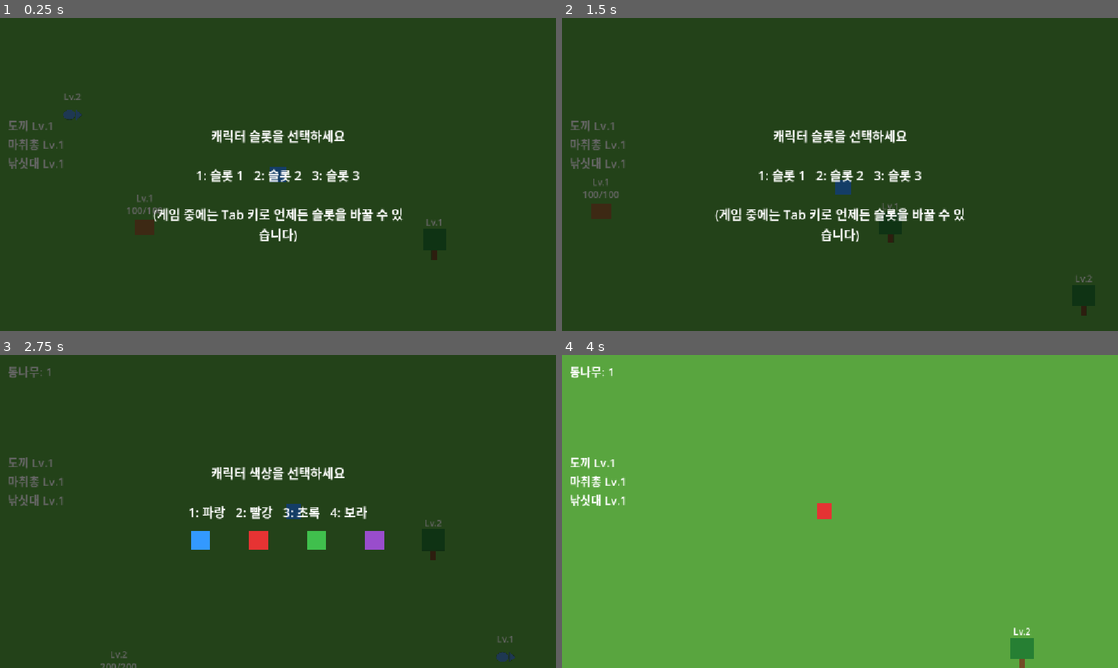
Above: before the commit, frames 1-4 (two rows, left to right).
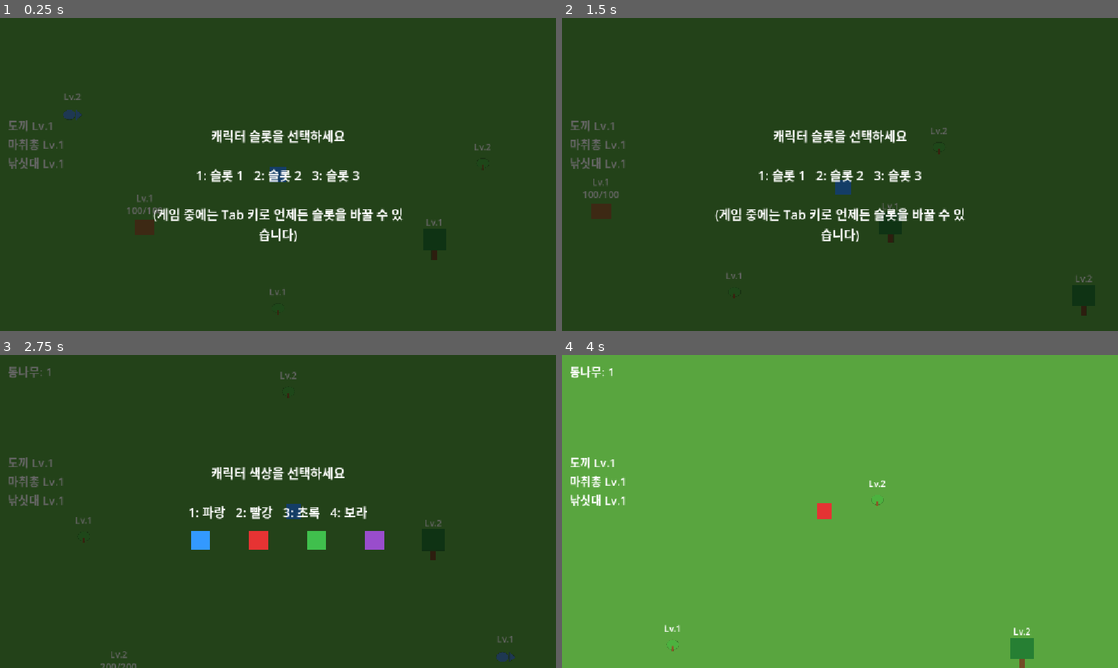
Above: after the commit, the same moments.

Repository: kimtuna/test_game
Game: Godot game, scene res://scenes/Main.tscn
The game is run twice, just before and just after one commit, with the same random seed, the same clock (stepped at 60 frames per second) and the same inputs.
Inputs (mouse positions are in pixels of both pictures, inside the frame that each line leads up to):
- Up to frame 1 (0.25 s): no input
- Up to frame 2 (1.5 s): tap Enter (ui_accept) at 0.5, 0.6, 0.77, 1.07 s; move the mouse to (962, 158) at 0.52 s; hold Right (ui_right) 0.53-1.28 s; click (962, 158) at 0.67 s; move the mouse to (728, 190) at 1.27 s; hold Down (ui_down) from 1.28 s (still down); tap C (capture) at 1.35 s
- Up to frame 3 (2.75 s): tap Enter (ui_accept) at 1.52, 1.55, 1.82, 2.3 s; move the mouse to (333, 442) at 2.02 s; release Down (ui_down) at 2.03 s; hold Right (ui_right) from 2.03 s (still down); tap 1 at 2.1 s
- Up to frame 4 (4 s): move the mouse to (812, 574) at 2.77 s; release Right (ui_right) at 2.78 s; hold Up (ui_up) 2.78-3.53 s; tap 2 at 2.85 s; click (812, 574) at 2.92 s; tap Enter (ui_accept) at 3.02, 3.05, 3.32, 3.77, 3.8 s; move the mouse to (1006, 558) at 3.52 s; hold Left (ui_left) from 3.53 s (still down); tap 3 at 3.6 s

The runs differ from the first frame. In frame 1, less than 0.1% of the frame differs, in the area x 48-89%, y 40-95%; in frame 2, less than 0.1%; in frame 3, less than 0.1%; in frame 4, less than 0.1%, in the area x 18-59%, y 40-95%.

Commit message:
feat: 식물 채집 시스템 추가 — design.md 서식 대상(식물/나무/동물/물고기) 중 마지막 미구현 대상
나무/물고기와 달리 장비 게이팅 없이 채집 가능하도록 차별화(status.md #40 판단 근거 반영).
Main.tscn에 Plant/Plant2(grade 2) 배치, 헤드리스 테스트로 범위/채집/인벤토리 반영 검증.

Diff:
--- a/scenes/Main.tscn
+++ b/scenes/Main.tscn
@@ -1,10 +1,11 @@
-[gd_scene load_steps=5 format=3]
+[gd_scene load_steps=6 format=3]
 
 [ext_resource type="Script" path="res://scripts/terrain.gd" id="2"]
 [ext_resource type="PackedScene" path="res://scenes/Tree.tscn" id="3"]
 [ext_resource type="Script" path="res://scripts/main.gd" id="4"]
 [ext_resource type="PackedScene" path="res://scenes/Animal.tscn" id="5"]
 [ext_resource type="PackedScene" path="res://scenes/Fish.tscn" id="6"]
+[ext_resource type="PackedScene" path="res://scenes/Plant.tscn" id="7"]
 
 [node name="Main" type="Node2D"]
 script = ExtResource("4")
@@ -41,6 +42,13 @@
 
 [node name="Fish2" parent="." instance=ExtResource("6")]
 position = Vector2(150, 200)
+grade = 2
+
+[node name="Plant" parent="." instance=ExtResource("7")]
+position = Vector2(576, 600)
+
+[node name="Plant2" parent="." instance=ExtResource("7")]
+position = Vector2(1000, 300)
 grade = 2
 
 [node name="UI" type="CanvasLayer" parent="."]
@@ -191,7 +199,7 @@
 text = "섬에 온 것을 환영합니다
 
 방향키: 이동
-Space / Enter: 나무 채집, 동물 공격, 물고기 낚시
+Space / Enter: 식물/나무 채집, 동물 공격, 물고기 낚시
 C: 동물 체력이 8% 미만일 때 마취총으로 포획
 
 아무 키나 눌러 시작하기"
--- /dev/null
+++ b/scenes/Plant.tscn
@@ -0,0 +1,22 @@
+[gd_scene load_steps=3 format=3]
+
+[ext_resource type="Script" path="res://scripts/plant.gd" id="1"]
+
+[sub_resource type="CircleShape2D" id="CircleShape2D_1"]
+radius = 40.0
+
+[node name="Plant" type="Area2D"]
+script = ExtResource("1")
+
+[node name="Sprite2D" type="Sprite2D" parent="."]
+
+[node name="CollisionShape2D" type="CollisionShape2D" parent="."]
+shape = SubResource("CircleShape2D_1")
+
+[node name="GradeLabel" type="Label" parent="."]
+offset_left = -40.0
+offset_top = -46.0
+offset_right = 40.0
+offset_bottom = -20.0
+horizontal_alignment = 1
+theme_override_font_sizes/font_size = 18
--- /dev/null
+++ b/scripts/plant.gd
@@ -0,0 +1,65 @@
+extends Area2D
+
+# design.md가 명시한 네 가지 서식 대상(식물/나무/동물/물고기) 중 마지막으로
+# 남아있던 식물. tree.gd/fish.gd(정적 채집물 + 등급 + 장비 게이팅) 패턴을
+# 기반으로 하되, 장비 게이팅은 의도적으로 넣지 않았다 — status.md #40이
+# 남긴 판단대로 "나무보다 가볍고 장비 없이도 채집 가능한 대상"으로
+# 식물을 나무와 차별화하는 것이 design.md 원문("식물, 나무, 동물, 물고기"를
+# 별개 항목으로 나열)에 더 충실하다고 보았다. 대신 등급이 높을수록 더 여러 번
+# 상호작용해야 하는 hits_required=grade 규칙은 그대로 유지해 "높은 등급일수록
+# 채집이 어렵다"는 design.md 요구를 지킨다.
+
+signal harvested(resource_name: String, amount: int)
+
+@export_range(1, 3) var grade: int = 1
+
+var player_nearby: CharacterBody2D = null
+var hits_taken: int = 0
+
+@onready var sprite: Sprite2D = $Sprite2D
+@onready var grade_label: Label = $GradeLabel
+
+func _ready() -> void:
+	add_to_group("harvestable")
+	body_entered.connect(_on_body_entered)
+	body_exited.connect(_on_body_exited)
+	sprite.texture = _create_plant_texture()
+	grade_label.text = "Lv.%d" % grade
+
+func _on_body_entered(body: Node2D) -> void:
+	if body.is_in_group("player"):
+		player_nearby = body
+
+func _on_body_exited(body: Node2D) -> void:
+	if body == player_nearby:
+		player_nearby = null
+
+func _process(_delta: float) -> void:
+	if player_nearby != null and Input.is_action_just_pressed("ui_accept"):
+		_register_hit()
+
+func _register_hit() -> void:
+	hits_taken += 1
+	if hits_taken >= grade:
+		_harvest()
+	else:
+		print("식물을 채집 중... (%d/%d)" % [hits_taken, grade])
+
+func _harvest() -> void:
+	print("식물을 채집했다: 채소 x1")
+	harvested.emit("채소", 1)
+	queue_free()
+
+func _create_plant_texture() -> ImageTexture:
+	var image := Image.create(28, 28, false, Image.FORMAT_RGBA8)
+	image.fill(Color(0, 0, 0, 0))
+	for x in range(28):
+		for y in range(28):
+			var cx: float = x - 14.0
+			var cy: float = y - 14.0
+			if (cx * cx) / (13.0 * 13.0) + (cy * cy) / (10.0 * 10.0) <= 1.0:
+				image.set_pixel(x, y, Color(0.3, 0.7, 0.25))
+	for x in range(12, 16):
+		for y in range(18, 28):
+			image.set_pixel(x, y, Color(0.55, 0.35, 0.15))
+	return ImageTexture.create_from_image(image)
--- /dev/null
+++ b/tests/plant_harvest_headless_test.gd
@@ -0,0 +1,64 @@
+extends SceneTree
+
+# 헤드리스 환경에서 식물 채집 상호작용을 검증하는 통합 테스트.
+# 실행: godot --headless --path . --script res://tests/plant_harvest_headless_test.gd
+# tree_harvest_headless_test.gd와 동일한 패턴(범위 밖 무반응 -> 범위 안 이동 ->
+# 상호작용 -> 인벤토리 반영 확인)에, plant.gd는 tree.gd/fish.gd와 달리 장비
+# 게이팅이 없다는 차이를 확인하기 위해 아무 장비도 장착하지 않은 상태에서
+# 채집이 성립하는지도 함께 검증한다.
+
+func _initialize() -> void:
+	var main: Node2D = load("res://scenes/Main.tscn").instantiate()
+	root.add_child(main)
+	await process_frame
+
+	var player: CharacterBody2D = main.get_node("Player")
+	var plant: Area2D = main.get_node("Plant")
+
+	var ok := true
+
+	# 아직 범위 밖일 때는 ui_accept를 눌러도 식물이 사라지지 않아야 한다.
+	player.global_position = plant.global_position + Vector2(500, 500)
+	await physics_frame
+	Input.action_press("ui_accept")
+	await process_frame
+	Input.action_release("ui_accept")
+	await process_frame
+	if not is_instance_valid(plant) or plant.is_inside_tree() == false:
+		push_error("FAIL: 범위 밖인데도 식물이 채집됨")
+		ok = false
+
+	# 장비를 전혀 장착하지 않은 상태에서도 식물은 채집 가능해야 한다
+	# (tree/fish와 달리 식물은 장비 게이팅이 없는 것이 이번 조각의 핵심 차이).
+	player.unequip("tool")
+	player.unequip("weapon")
+	player.unequip("rod")
+
+	player.global_position = plant.global_position
+	for i in range(5):
+		await physics_frame
+
+	if plant.player_nearby == null:
+		push_error("FAIL: Player가 Plant의 상호작용 범위에 들어갔는데도 player_nearby가 설정되지 않음")
+		ok = false
+
+	Input.action_press("ui_accept")
+	await process_frame
+	Input.action_release("ui_accept")
+	await process_frame
+
+	if is_instance_valid(plant) and plant.is_inside_tree():
+		push_error("FAIL: 장비 없이 범위 안에서 ui_accept를 눌렀는데도 식물이 사라지지 않음")
+		ok = false
+
+	var inventory_label: Label = main.get_node("UI/InventoryLabel")
+	if not inventory_label.text.contains("채소: 1"):
+		push_error("FAIL: 채집 후 인벤토리 라벨에 기대한 값(채소: 1)이 없음 (실제: %s)" % inventory_label.text)
+		ok = false
+
+	if ok:
+		print("HEADLESS_PLANT_HARVEST_TEST: PASS")
+		quit(0)
+	else:
+		print("HEADLESS_PLANT_HARVEST_TEST: FAIL")
+		quit(1)
